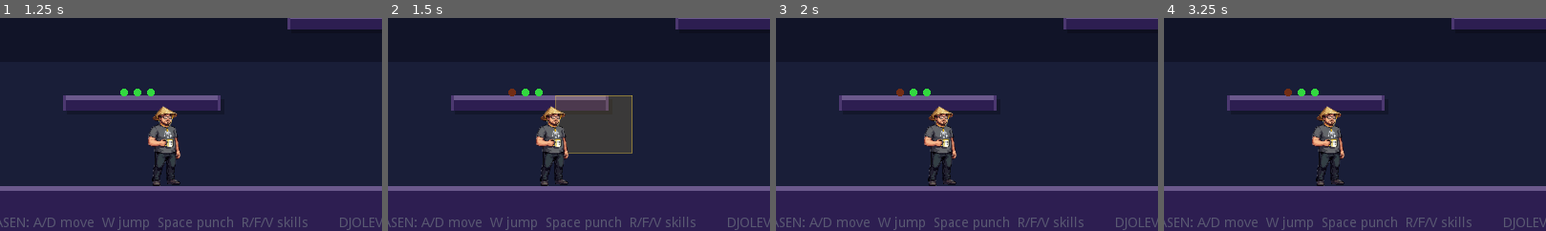
Above: before the commit, frames 1-4 (left to right).
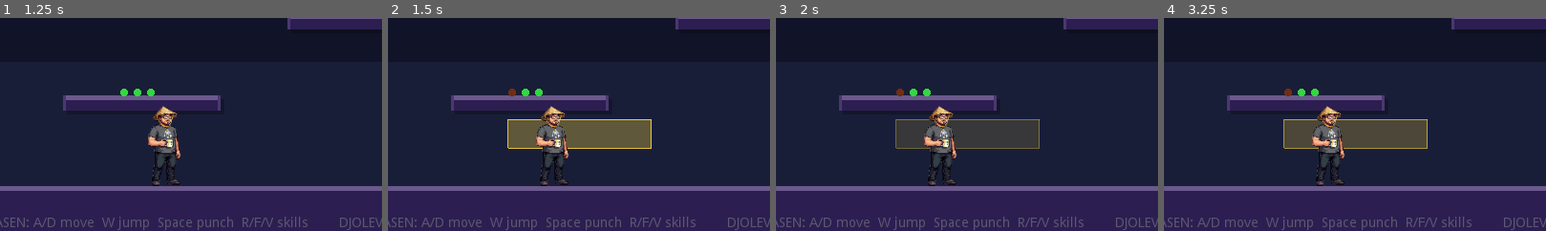
Above: after the commit, the same moments.

Repository: asenmitrev/cucugo
Game: Godot game, scene res://scenes/Main.tscn
Same seed, same stepped clock (60 frames per second), same inputs: the game is played once before the commit and once after it.
Inputs:
- Up to frame 1 (1.25 s): tap Enter at 0.5 s
- Up to frame 2 (1.5 s): tap R (restart) at 1.25 s
- Up to frame 3 (2 s): no input
- Up to frame 4 (3.25 s): tap R (restart) at 2.75 s
The pictures show only the part of the screen within x 2-52%, y 49-99%; the shares and areas given below are measured in that part.

Frame 1 is identical in both runs. In frame 2, 6.7% of the frame differs, in the area x 31-69%, y 36-64%; in frame 3, 4.3%; in frame 4, 4.4%.

Commit message:
refactor: replace dict-based skills with SkillDef resource
- Add SkillDef.gd class with per-skill properties (cast time,
  cooldown, effect hitbox, anim speed)
- Create individual .tres files per character (3 each)
- Djolev now has unique skills (dash_strike, uppercut, shockwave)
- Update CharacterDef to reference SkillDef resources
- Wire Main.gd to read from resource properties

Diff:
--- a/project.godot
+++ b/project.godot
@@ -13,9 +13,15 @@
 "class": "CharacterDef",
 "language": "GDScript",
 "path": "res://scripts/CharacterDef.gd"
+}, {
+"base": "Resource",
+"class": "SkillDef",
+"language": "GDScript",
+"path": "res://scripts/SkillDef.gd"
 } ]
 _global_script_class_icons={
-"CharacterDef": ""
+"CharacterDef": "",
+"SkillDef": ""
 }
 
 [application]
--- a/resources/asen.tres
+++ b/resources/asen.tres
@@ -1,12 +1,15 @@
-[gd_resource type="Resource" load_steps=2 format=2]
+[gd_resource type="Resource" load_steps=5 format=2]
 
 [ext_resource path="res://scripts/CharacterDef.gd" type="Script" id=1]
+[ext_resource path="res://resources/skills/asen_quick_slash.tres" type="Resource" id=2]
+[ext_resource path="res://resources/skills/asen_slam.tres" type="Resource" id=3]
+[ext_resource path="res://resources/skills/asen_whirl.tres" type="Resource" id=4]
 
 [resource]
 script = ExtResource( 1 )
 display_name = "ASEN"
 char_name = "asen"
-label_color = Color( 0.75, 0.55, 1.0, 1 )
+label_color = Color( 0.75, 0.55, 1, 1 )
 start_pos = Vector2( 140, 300 )
 facing_right = true
 action_left = "p1_left"
@@ -28,6 +31,6 @@
 action_skill1 = "p1_skill1"
 action_skill2 = "p1_skill2"
 action_skill3 = "p1_skill3"
-skill1 = "QUICK_SLASH"
-skill2 = "SLAM"
-skill3 = "WHIRL"
+skill1 = ExtResource( 2 )
+skill2 = ExtResource( 3 )
+skill3 = ExtResource( 4 )
--- a/resources/djolev.tres
+++ b/resources/djolev.tres
@@ -1,12 +1,15 @@
-[gd_resource type="Resource" load_steps=2 format=2]
+[gd_resource type="Resource" load_steps=5 format=2]
 
 [ext_resource path="res://scripts/CharacterDef.gd" type="Script" id=1]
+[ext_resource path="res://resources/skills/djolev_dash_strike.tres" type="Resource" id=2]
+[ext_resource path="res://resources/skills/djolev_uppercut.tres" type="Resource" id=3]
+[ext_resource path="res://resources/skills/djolev_shockwave.tres" type="Resource" id=4]
 
 [resource]
 script = ExtResource( 1 )
 display_name = "DJOLEV"
 char_name = "djolev"
-label_color = Color( 0.55, 1.0, 0.75, 1 )
+label_color = Color( 0.55, 1, 0.75, 1 )
 start_pos = Vector2( 570, 300 )
 facing_right = false
 action_left = "p2_left"
@@ -28,6 +31,6 @@
 action_skill1 = "p2_skill1"
 action_skill2 = "p2_skill2"
 action_skill3 = "p2_skill3"
-skill1 = "QUICK_SLASH"
-skill2 = "SLAM"
-skill3 = "WHIRL"
+skill1 = ExtResource( 2 )
+skill2 = ExtResource( 3 )
+skill3 = ExtResource( 4 )
--- /dev/null
+++ b/resources/skills/asen_quick_slash.tres
@@ -0,0 +1,16 @@
+[gd_resource type="Resource" load_steps=2 format=2]
+
+[ext_resource path="res://scripts/SkillDef.gd" type="Script" id=1]
+
+[resource]
+script = ExtResource( 1 )
+display_name = "Quick Slash"
+cast_time = 0.1
+cooldown = 0.8
+anim_cast = 0.08
+effect_width = 150.0
+effect_height = 30.0
+effect_offset_x = 0.0
+effect_offset_y = 20.0
+effect_duration = 1.0
+effect_color = Color( 1, 0.85, 0.25, 1 )
--- /dev/null
+++ b/resources/skills/asen_slam.tres
@@ -0,0 +1,16 @@
+[gd_resource type="Resource" load_steps=2 format=2]
+
+[ext_resource path="res://scripts/SkillDef.gd" type="Script" id=1]
+
+[resource]
+script = ExtResource( 1 )
+display_name = "Slam"
+cast_time = 0.35
+cooldown = 1.6
+anim_cast = 0.14
+effect_width = 10.0
+effect_height = 150.0
+effect_offset_x = 0.0
+effect_offset_y = 0.0
+effect_duration = 1.0
+effect_color = Color( 0.75, 0.3, 1, 1 )
--- /dev/null
+++ b/resources/skills/asen_whirl.tres
@@ -0,0 +1,16 @@
+[gd_resource type="Resource" load_steps=2 format=2]
+
+[ext_resource path="res://scripts/SkillDef.gd" type="Script" id=1]
+
+[resource]
+script = ExtResource( 1 )
+display_name = "Whirl"
+cast_time = 0.2
+cooldown = 2.0
+anim_cast = 0.06
+effect_width = 110.0
+effect_height = 110.0
+effect_offset_x = -100.0
+effect_offset_y = -100.0
+effect_duration = 0.32
+effect_color = Color( 0.55, 0.2, 1, 1 )
--- /dev/null
+++ b/resources/skills/djolev_dash_strike.tres
@@ -0,0 +1,16 @@
+[gd_resource type="Resource" load_steps=2 format=2]
+
+[ext_resource path="res://scripts/SkillDef.gd" type="Script" id=1]
+
+[resource]
+script = ExtResource( 1 )
+display_name = "Dash Strike"
+cast_time = 0.05
+cooldown = 1.2
+anim_cast = 0.07
+effect_width = 180.0
+effect_height = 40.0
+effect_offset_x = 0.0
+effect_offset_y = 25.0
+effect_duration = 0.5
+effect_color = Color( 0.25, 1, 0.75, 1 )
--- /dev/null
+++ b/resources/skills/djolev_shockwave.tres
@@ -0,0 +1,16 @@
+[gd_resource type="Resource" load_steps=2 format=2]
+
+[ext_resource path="res://scripts/SkillDef.gd" type="Script" id=1]
+
+[resource]
+script = ExtResource( 1 )
+display_name = "Shockwave"
+cast_time = 0.4
+cooldown = 2.5
+anim_cast = 0.12
+effect_width = 220.0
+effect_height = 25.0
+effect_offset_x = -60.0
+effect_offset_y = 65.0
+effect_duration = 0.8
+effect_color = Color( 0.1, 0.75, 0.9, 1 )
--- /dev/null
+++ b/resources/skills/djolev_uppercut.tres
@@ -0,0 +1,16 @@
+[gd_resource type="Resource" load_steps=2 format=2]
+
+[ext_resource path="res://scripts/SkillDef.gd" type="Script" id=1]
+
+[resource]
+script = ExtResource( 1 )
+display_name = "Uppercut"
+cast_time = 0.25
+cooldown = 1.0
+anim_cast = 0.10
+effect_width = 50.0
+effect_height = 130.0
+effect_offset_x = 10.0
+effect_offset_y = -80.0
+effect_duration = 0.6
+effect_color = Color( 0.2, 0.9, 1, 1 )
--- a/scripts/CharacterDef.gd
+++ b/scripts/CharacterDef.gd
@@ -31,6 +31,6 @@
 export var action_skill2: String = ""
 export var action_skill3: String = ""
 
-export var skill1: String = ""
-export var skill2: String = ""
-export var skill3: String = ""
+export(Resource) var skill1 = null
+export(Resource) var skill2 = null
+export(Resource) var skill3 = null
--- a/scripts/Effects.gd
+++ b/scripts/Effects.gd
@@ -8,28 +8,28 @@
 # x=0 y=0 places the hitbox at the character's top-left corner.
 
 const FORWARD_SLASH = {
-	"width":    80.0,
-	"height":   60.0,
-	"offset_x": 50.0,
-	"offset_y": -5.0,
-	"duration":  0.20,
+	"width":    150.0,
+	"height":   30.0,
+	"offset_x": 0.0,
+	"offset_y": 0.0,
+	"duration":  1,
 	"color":    Color(1.0, 0.85, 0.25),
 }
 
 const GROUND_SLAM = {
-	"width":    130.0,
-	"height":    28.0,
-	"offset_x":  10.0,
-	"offset_y":  72.0,
-	"duration":   0.28,
+	"width":     10.0,
+	"height":    150.0,
+	"offset_x":  0.0,
+	"offset_y":  0.0,
+	"duration":   1,
 	"color":     Color(0.75, 0.30, 1.00),
 }
 
 const SPIN_ZONE = {
 	"width":    110.0,
 	"height":   110.0,
-	"offset_x": -10.0,
-	"offset_y": -10.0,
+	"offset_x": 100.0,
+	"offset_y": 100.0,
 	"duration":   0.32,
 	"color":     Color(0.25, 0.85, 1.00),
 }
--- a/scripts/Main.gd
+++ b/scripts/Main.gd
@@ -13,11 +13,10 @@
 	[315.0, 220.0, 170.0, 16.0],
 ]
 
-const Skills  = preload("res://scripts/Skills.gd")
-const Effects = preload("res://scripts/Effects.gd")
 
 var ASEN_DEF   = preload("res://resources/asen.tres")
 var DJOLEV_DEF = preload("res://resources/djolev.tres")
+
 
 var pl := [{}, {}]
 var impacts := []
@@ -56,6 +55,7 @@
 
 	_init_player(0, ASEN_DEF)
 	_init_player(1, DJOLEV_DEF)
+
 
 
 func _make_lbl(txt: String, pos: Vector2, col: Color) -> Label:
@@ -139,6 +139,10 @@
 			p["anim_frame"] = 0
 		p["anim_t"] += dt
 		var frame_dur: float = _anim_spd(p["def"], cur_state)
+		if p["casting_skill"] >= 0:
+			var csk: Resource = ([p["def"].skill1, p["def"].skill2, p["def"].skill3] as Array)[p["casting_skill"]]
+			if csk != null:
+				frame_dur = csk.anim_cast
 		if p["anim_t"] >= frame_dur:
 			p["anim_t"] -= frame_dur
 			p["anim_frame"] = (int(p["anim_frame"]) + 1) % 4
@@ -198,16 +202,15 @@
 				o["vel"] = Vector2(dir * 380.0, -440.0)
 				var hit_pos: Vector2 = eff_rect.position + eff_rect.size * 0.5
 				impacts.append({"pos": hit_pos, "age": 0.0})
-		if ae["t"] >= ae["eff"]["duration"]:
+		if ae["t"] >= ae["skill"].effect_duration:
 			p["active_effect"] = null
 
 	# Tick cast timer and activate when ready
 	if p["casting_skill"] >= 0:
 		p["cast_t"] += dt
 		var skill_idx: int = p["casting_skill"]
-		var skill_names: Array = [def.skill1, def.skill2, def.skill3]
-		var sk: Dictionary = Skills.ALL[skill_names[skill_idx]]
-		if p["cast_t"] >= sk["cast_time"]:
+		var sk: Resource = ([def.skill1, def.skill2, def.skill3] as Array)[skill_idx]
+		if p["cast_t"] >= sk.cast_time:
 			_activate_skill(p, skill_idx, sk)
 
 	var punching: bool = p["state"] == "punch"
@@ -231,9 +234,9 @@
 	# Skill inputs: blocked while punching or already casting
 	if not punching and p["casting_skill"] < 0:
 		var skill_actions: Array = [def.action_skill1, def.action_skill2, def.action_skill3]
-		var skill_names2: Array = [def.skill1, def.skill2, def.skill3]
+		var skill_defs: Array = [def.skill1, def.skill2, def.skill3]
 		for k in 3:
-			if skill_names2[k] != "" and skill_actions[k] != "" \
+			if skill_defs[k] != null and skill_actions[k] != "" \
 					and p["skill_cds"][k] <= 0.0 \
 					and Input.is_action_just_pressed(skill_actions[k]):
 				p["casting_skill"] = k
@@ -278,22 +281,21 @@
 			_punch_check(p, o)
 
 
-func _activate_skill(p: Dictionary, skill_idx: int, sk: Dictionary) -> void:
-	var eff: Dictionary = Effects.ALL[sk["effect"]]
+func _activate_skill(p: Dictionary, skill_idx: int, sk: Resource) -> void:
 	var pos: Vector2 = p["pos"]
 	var hx: float
 	if p["right"]:
-		hx = pos.x + eff["offset_x"]
+		hx = pos.x + sk.effect_offset_x
 	else:
-		hx = pos.x + SW - eff["offset_x"] - eff["width"]
-	var hy: float = pos.y + eff["offset_y"]
+		hx = pos.x + SW - sk.effect_offset_x - sk.effect_width
+	var hy: float = pos.y + sk.effect_offset_y
 	p["active_effect"] = {
-		"eff":  eff,
-		"t":    0.0,
-		"rect": Rect2(hx, hy, eff["width"], eff["height"]),
-		"hit":  false,
+		"skill": sk,
+		"t":     0.0,
+		"rect":  Rect2(hx, hy, sk.effect_width, sk.effect_height),
+		"hit":   false,
 	}
-	p["skill_cds"][skill_idx] = sk["cooldown"]
+	p["skill_cds"][skill_idx] = sk.cooldown
 	p["casting_skill"] = -1
 	p["cast_t"] = 0.0
 
@@ -367,9 +369,8 @@
 		if p.empty() or p["active_effect"] == null:
 			continue
 		var ae: Dictionary = p["active_effect"]
-		var eff: Dictionary = ae["eff"]
-		var col: Color = eff["color"]
-		var fade: float = 1.0 - ae["t"] / eff["duration"]
+		var col: Color = ae["skill"].effect_color
+		var fade: float = 1.0 - ae["t"] / ae["skill"].effect_duration
 		var rect: Rect2 = ae["rect"]
 		draw_rect(rect, Color(col.r, col.g, col.b, 0.35 * fade))
 		draw_rect(rect, Color(col.r, col.g, col.b, fade), false)
@@ -380,9 +381,9 @@
 		if p.empty() or p["casting_skill"] < 0:
 			continue
 		var skill_idx: int = p["casting_skill"]
-		var sk_names: Array = [p["def"].skill1, p["def"].skill2, p["def"].skill3]
-		var sk: Dictionary = Skills.ALL[sk_names[skill_idx]]
-		var progress: float = min(1.0, p["cast_t"] / sk["cast_time"])
+		var sk_defs: Array = [p["def"].skill1, p["def"].skill2, p["def"].skill3]
+		var sk: Resource = sk_defs[skill_idx]
+		var progress: float = min(1.0, p["cast_t"] / sk.cast_time)
 		var pos: Vector2 = p["pos"]
 		var bx: float = pos.x + SW * 0.5 - 20.0
 		var by: float = pos.y - 14.0
--- /dev/null
+++ b/scripts/SkillDef.gd
@@ -0,0 +1,15 @@
+extends Resource
+class_name SkillDef
+
+export var display_name: String = ""
+
+export var cast_time: float = 0.20
+export var cooldown: float = 1.0
+export var anim_cast: float = 0.10
+
+export var effect_width: float = 100.0
+export var effect_height: float = 60.0
+export var effect_offset_x: float = 0.0
+export var effect_offset_y: float = 0.0
+export var effect_duration: float = 0.5
+export var effect_color: Color = Color.white
